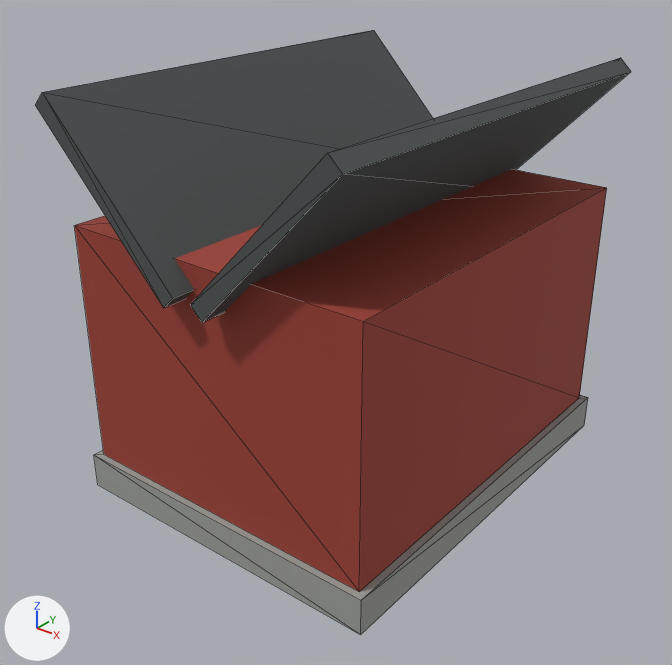
Two versions of the glTF model assets/runtime/models/norway/norway-house-red-white_lod1.glb, one commit apart.
Camera for both pictures: a 50 mm lens placed at (12.75, -16.69, 13.75), pointed at (-0.02, -0.73, 3.86). The lights are fixed; the arrows at lower left show +X, +Y and +Z. The older version comes first. Mesh edges are drawn as thin lines. Vertices at exactly the same position are counted once.

Names of what the first picture shows: 'RF_House_Foundation', 'RF_House_RoofA', 'RF_House_RoofB', 'RF_House_Walls'.
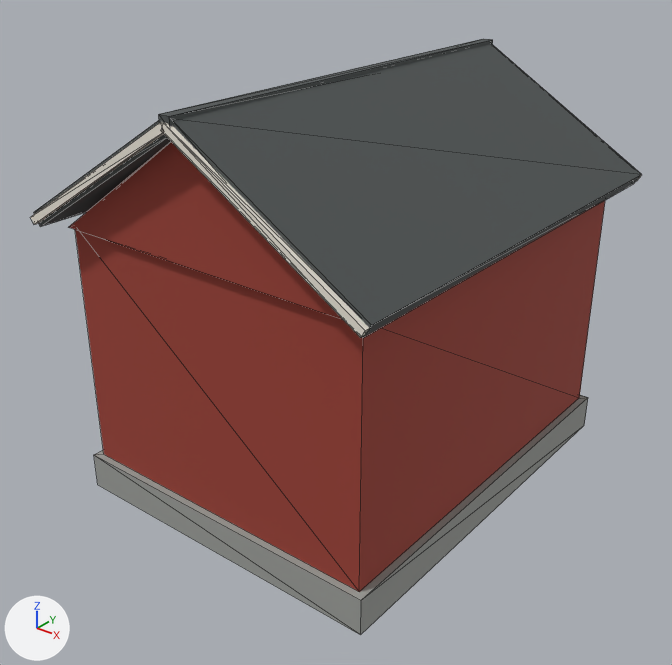
Not visible in the pictures: 'RF_House_VergeRightRear'.

Location of each change, (x1, y1, x2, y2) in pixels of the pictures (672 x 665 px):
'RF_House_RoofB', reshaped, moved (7% wider, 11% taller): before (191, 58, 631, 323); after (172, 43, 641, 338)
'RF_House_RoofA', reshaped, moved: before (35, 30, 433, 308); after (34, 120, 171, 226)
'RF_House_Gables', added (red): after (69, 142, 342, 319)
'RF_House_VergeRightFront', added: after (161, 123, 369, 337)
'RF_House_RidgeCap', added: after (159, 39, 493, 126)
'RF_House_VergeLeftFront', added: after (31, 122, 164, 224)

The change, as a list of edits to the scene's bpy script:
```text
Change me_cube_023:
    remove me_cube_023.from_pydata(...)  # 8 vertices, 12 faces; spans x -1.87..1.87, y -5.57..5.57, z -1.93..1.93
    add me_cube_023.from_pydata(...)  # 8 vertices, 12 faces; spans x -2.35..2.35, y -5.58..5.58, z -1.51..1.51
    me_cube_023 part 1
    me_cube_023.vertices[0].co: (-1.87, -5.57, 1.64) -> (-2.17, -5.58, -1.51)  # pixel (35, 105) -> pixel (40, 226)
    me_cube_023.vertices[1].co: (-1.57, -5.57, 1.93) -> (-2.35, -5.58, -1.22)  # pixel (42, 92) -> pixel (33, 212)
    me_cube_023.vertices[2].co: (-1.87, 5.57, 1.64) -> (-2.17, 5.58, -1.51)
    me_cube_023.vertices[3].co: (-1.57, 5.57, 1.93) -> (-2.35, 5.58, -1.22)  # pixel (373, 30) -> not seen
    me_cube_023.vertices[4].co: (1.57, -5.57, -1.93) -> (2.35, -5.58, 1.22)  # pixel (163, 308) -> not seen
    me_cube_023.vertices[5].co: (1.87, -5.57, -1.64) -> (2.17, -5.58, 1.51)  # pixel (172, 298) -> not seen
    me_cube_023.vertices[6].co: (1.57, 5.57, -1.93) -> (2.35, 5.58, 1.22)
    me_cube_023.vertices[7].co: (1.87, 5.57, -1.64) -> (2.17, 5.58, 1.51)
Change me_cube_024:
    remove me_cube_024.from_pydata(...)  # 8 vertices, 12 faces; spans x -1.87..1.87, y -5.57..5.57, z -1.93..1.93
    add me_cube_024.from_pydata(...)  # 8 vertices, 12 faces; spans x -2.35..2.35, y -5.58..5.58, z -1.51..1.51
    me_cube_024 part 2
    me_cube_024.vertices[0].co: (-1.57, -5.57, -1.93) -> (-2.35, -5.58, 1.22)  # pixel (202, 322) -> pixel (164, 133)
    me_cube_024.vertices[1].co: (-1.87, -5.57, -1.64) -> (-2.17, -5.58, 1.51)  # pixel (190, 304) -> not seen
    me_cube_024.vertices[2].co: (-1.57, 5.57, -1.93) -> (-2.35, 5.58, 1.22)
    me_cube_024.vertices[3].co: (-1.87, 5.57, -1.64) -> (-2.17, 5.58, 1.51)
    me_cube_024.vertices[4].co: (1.87, -5.57, 1.64) -> (2.17, -5.58, -1.51)  # pixel (342, 174) -> pixel (362, 338)
    me_cube_024.vertices[5].co: (1.57, -5.57, 1.93) -> (2.35, -5.58, -1.22)  # pixel (327, 152) -> pixel (371, 325)
    me_cube_024.vertices[6].co: (1.87, 5.57, 1.64) -> (2.17, 5.58, -1.51)  # pixel (631, 71) -> pixel (633, 184)
    me_cube_024.vertices[7].co: (1.57, 5.57, 1.93) -> (2.35, 5.58, -1.22)  # pixel (620, 57) -> pixel (641, 174)
Add me_cube_031:
    me_cube_031.from_pydata([(-2.31, -0.08, 1.29), (-2.21, -0.08, 1.44), (-2.31, 0.08, 1.29), (-2.21, 0.08, 1.44), (2.21, -0.08, -1.44), (2.31, -0.08, -1.29), (2.21, 0.08, -1.44), (2.31, 0.08, -1.29)], [], [(0, 1, 3), (0, 3, 2), (2, 3, 7), (2, 7, 6), (6, 7, 5), (6, 5, 4), (4, 5, 1), (4, 1, 0), (2, 6, 4), (2, 4, 0), (7, 3, 1), (7, 1, 5)])
    me_cube_031.materials.append(mat_rf_warm_white)  # white #efe8dd
Add me_cube_028:
    me_cube_028.from_pydata([(-2.21, -0.08, -1.44), (-2.31, -0.08, -1.29), (-2.21, 0.08, -1.44), (-2.31, 0.08, -1.29), (2.31, -0.08, 1.29), (2.21, -0.08, 1.44), (2.31, 0.08, 1.29), (2.21, 0.08, 1.44)], [], [(0, 1, 3), (0, 3, 2), (2, 3, 7), (2, 7, 6), (6, 7, 5), (6, 5, 4), (4, 5, 1), (4, 1, 0), (2, 6, 4), (2, 4, 0), (7, 3, 1), (7, 1, 5)])
    me_cube_028.materials.append(mat_rf_warm_white)  # white #efe8dd
Change ob_rf_house_roofa:
    ob_rf_house_roofa.location: (-2.12, 0.0, 8.0) -> (-2.26, 0.0, 8.44)
Change ob_rf_house_roofb:
    ob_rf_house_roofb.location: (2.12, 0.0, 8.0) -> (2.26, 0.0, 8.44)
Add ob_rf_house_ridgecap:
    ob_rf_house_ridgecap = bpy.data.objects.new('RF_House_RidgeCap', me_cube_032)  # a box spanning x -0.14..0.14, y -5.64..5.64, z -0.12..0.12; in mat_rf_roof_slate (dark grey #4d5252)
    ob_rf_house_ridgecap.location = (0.0, 0.0, 9.89)
Add ob_rf_house_vergerightrear:
    ob_rf_house_vergerightrear = bpy.data.objects.new('RF_House_VergeRightRear', me_cube_031)
    ob_rf_house_vergerightrear.location = (2.26, 5.62, 8.44)
Add ob_rf_house_vergerightfront:
    ob_rf_house_vergerightfront = bpy.data.objects.new('RF_House_VergeRightFront', me_cube_031.copy())
    ob_rf_house_vergerightfront.location = (2.26, -5.62, 8.44)
Add ob_rf_house_vergeleftfront:
    ob_rf_house_vergeleftfront = bpy.data.objects.new('RF_House_VergeLeftFront', me_cube_028)
    ob_rf_house_vergeleftfront.location = (-2.26, -5.62, 8.44)
Add ob_rf_house_gables:
    ob_rf_house_gables = bpy.data.objects.new('RF_House_Gables', me_rf_house_gables_mesh_001)  # 12 vertices, 16 faces; spans x -4.0..4.0, y -5.16..5.16, z 6.9..9.67; in mat_rf_wall_red_white (red #9e4034)
    ob_rf_house_gables.location = (0.0, 0.0, 0.0)
```
